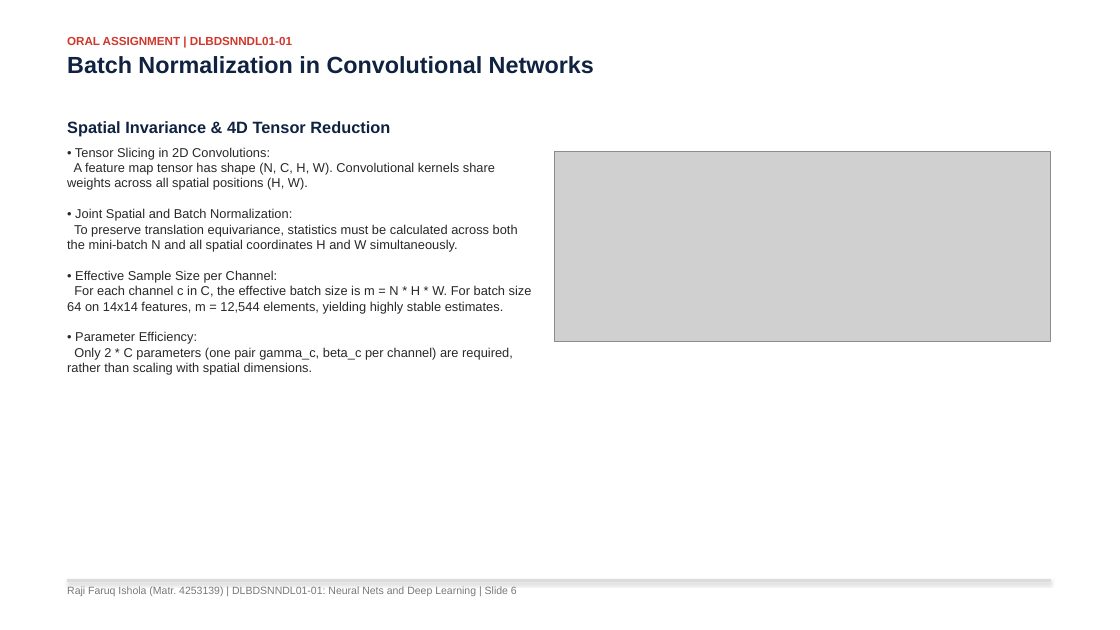
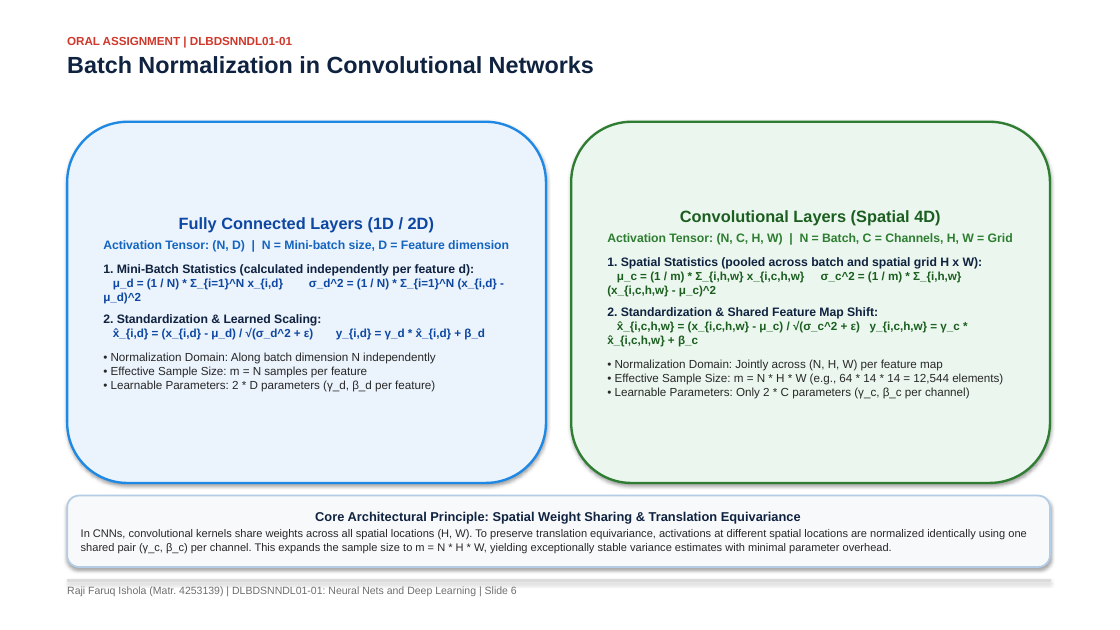
Before and after one commit to rajifaruq2021-hue/dl_batch_normalization_study, a slide deck: slide 6 of presentation/20261103_Raji_FaruqIshola_4253139_DLBDSNNDL01_Presentation.pptx. Drawn at 1120x630 pixels with LibreOffice and Linux fonts; fonts in the diff are those of the drawing; grey boxes stand for pictures. Boxes give left, top, right and bottom in pixels: in the first picture for what was removed or moved away, otherwise in the second. Text is boxed around its words. In the diff, an @@ line names an element or a change of style, - is before the commit and + after.

Commit message:
Refactor Slide 6 layout and improve spatial normalization visual design

```diff
--- a/presentation/20261103_Raji_FaruqIshola_4253139_DLBDSNNDL01_Presentation.pptx
+++ b/presentation/20261103_Raji_FaruqIshola_4253139_DLBDSNNDL01_Presentation.pptx
@@ rounded rectangle "Fully Connected Layers (1D / ...": place and size @@
-rounded rectangle "Fully Connected Layers (1D / ..." at bbox=[67, 121, 532, 375]
+rounded rectangle "Fully Connected Layers (1D / ..." at bbox=[67, 122, 546, 483]
@@ rounded rectangle "Fully Connected Layers (1D / ..." at bbox=[67, 122, 546, 483]: vertical alignment top to middle; fill none to #EBF3FC; outline none to #1E88E5 2 pt; shadow on @@
@@ rounded rectangle added at bbox=[571, 122, 1050, 483], fill #EBF7EE, outline #2E7D32 2 pt, 10 pt, text #1B5E20, bold @@
+Convolutional Layers (Spatial 4D)
+Activation Tensor: (N, C, H, W) | N = Batch, C = Channels, H, W = Grid
+1. Spatial Statistics (pooled across batch and spatial grid H x W):
+μ_c = (1 / m) * Σ_{i,h,w} x_{i,c,h,w} σ_c^2 = (1 / m) * Σ_{i,h,w} (x_{i,c,h,w} - μ_c)^2
+2. Standardization & Shared Feature Map Shift:
+x̂_{i,c,h,w} = (x_{i,c,h,w} - μ_c) / √(σ_c^2 + ε) y_{i,c,h,w} = γ_c * x̂_{i,c,h,w} + β_c
+• Normalization Domain: Jointly across (N, H, W) per feature map
+• Effective Sample Size: m = N * H * W (e.g., 64 * 14 * 14 = 12,544 elements)
+• Learnable Parameters: Only 2 * C parameters (γ_c, β_c per channel)
@@ picture removed at bbox=[555, 151, 1050, 342] @@
@@ text in rounded rectangle at bbox=[103, 217, 509, 392]: text changed; size 11 to 10 pt; bold on @@
-Spatial Invariance & 4D Tensor Reduction
-• Tensor Slicing in 2D Convolutions:
-A feature map tensor has shape (N, C, H, W). Convolutional kernels share weights across all spatial positions (H, W).
-• Joint Spatial and Batch Normalization:
-To preserve translation equivariance, statistics must be calculated across both the mini-batch N and all spatial coordinates H and W simultaneously.
-• Effective Sample Size per Channel:
-For each channel c in C, the effective batch size is m = N * H * W. For batch size 64 on 14x14 features, m = 12,544 elements, yielding highly stable estimates.
-• Parameter Efficiency:
-Only 2 * C parameters (one pair gamma_c, beta_c per channel) are required, rather than scaling with spatial dimensions.
+Fully Connected Layers (1D / 2D)
+Activation Tensor: (N, D) | N = Mini-batch size, D = Feature dimension
+1. Mini-Batch Statistics (calculated independently per feature d):
+μ_d = (1 / N) * Σ_{i=1}^N x_{i,d} σ_d^2 = (1 / N) * Σ_{i=1}^N (x_{i,d} - μ_d)^2
+2. Standardization & Learned Scaling:
+x̂_{i,d} = (x_{i,d} - μ_d) / √(σ_d^2 + ε) y_{i,d} = γ_d * x̂_{i,d} + β_d
+• Normalization Domain: Along batch dimension N independently
+• Effective Sample Size: m = N samples per feature
+• Learnable Parameters: 2 * D parameters (γ_d, β_d per feature)
@@ rounded rectangle added at bbox=[67, 496, 1050, 567], fill #F8F9FA, outline #B4CDE6 1.5 pt, 9.5 pt, text #282828 @@
+Core Architectural Principle: Spatial Weight Sharing & Translation Equivariance
+In CNNs, convolutional kernels share weights across all spatial locations (H, W). To preserve translation equivariance, activations at different spatial locations are normalized identically using one shared pair (γ_c, β_c) per channel. This expands the sample size to m = N * H * W, yielding exceptionally stable variance estimates with minimal parameter overhead.
```
Also in this commit, not shown: 14 other slides changed, 4 other files.
